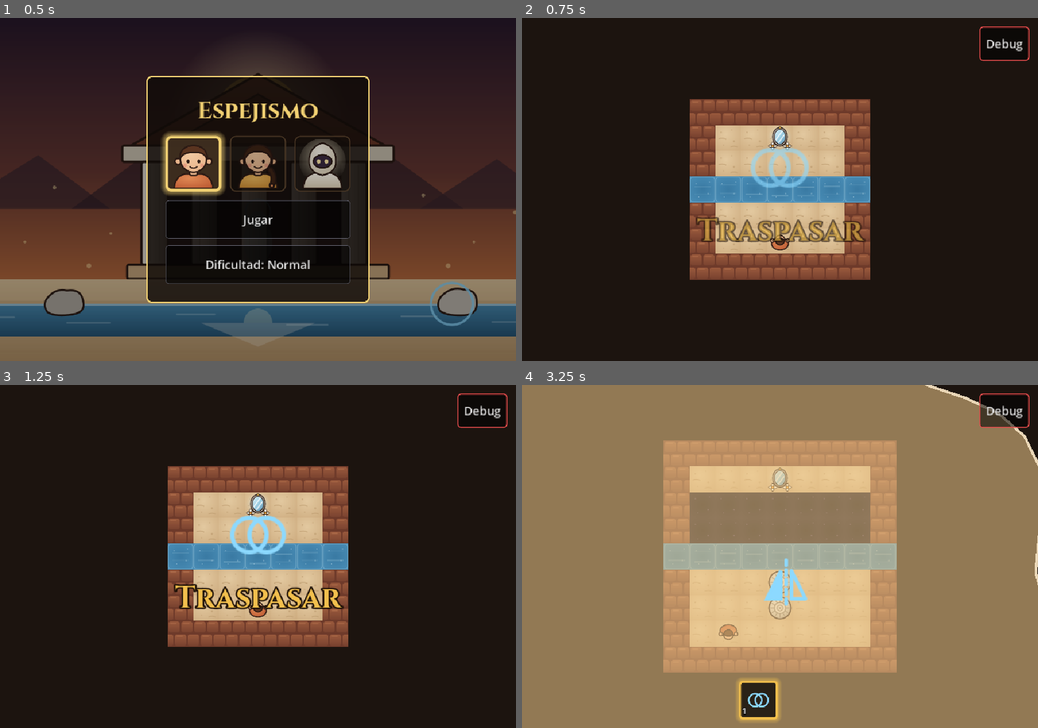
Above: before the commit, frames 1-4 (two rows, left to right).
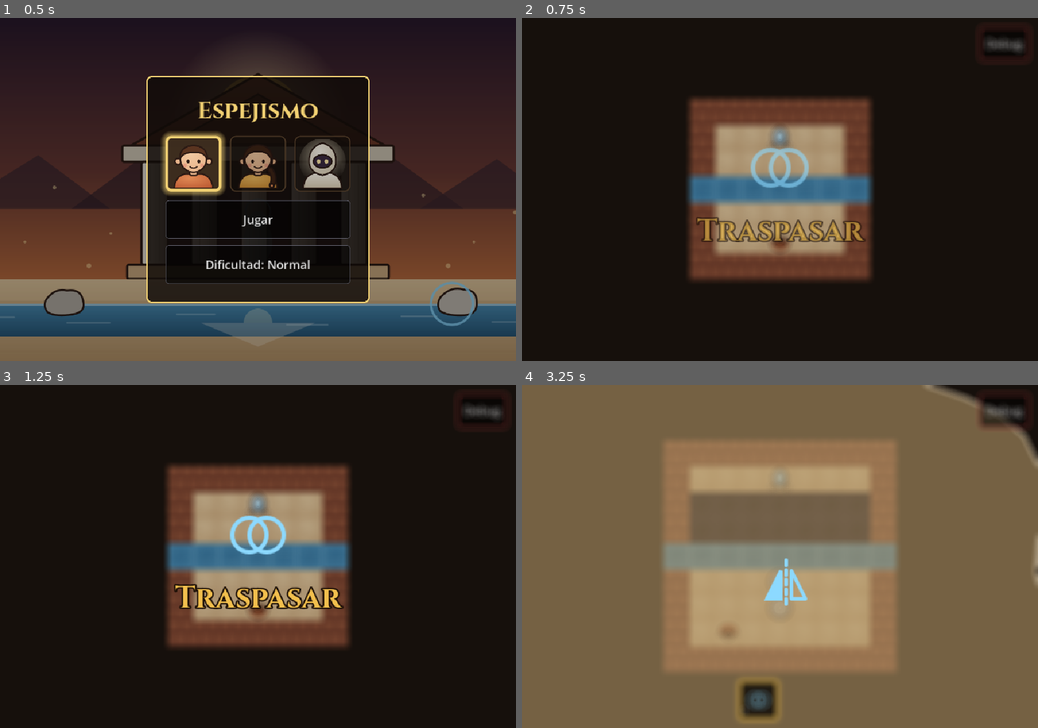
Above: after the commit, the same moments.

Repository: AngeloCS19/Juego
Game: Godot game, scene res://main.tscn
Two runs of this game, one before a commit and one after it. Both use one fixed random seed, a clock stepped at 60 frames per second and the inputs below.
Inputs (mouse positions are in pixels of both pictures, inside the frame that each line leads up to):
- Up to frame 1 (0.5 s): no input
- Up to frame 2 (0.75 s): click "Jugar" at 0.5 s
- Up to frame 3 (1.25 s): no input
- Up to frame 4 (3.25 s): click "Debug" at 1.25 s; tap Enter at 2, 2.1 s; move the mouse to (893, 539) at 2.02 s; hold Right 2.03-2.78 s; click (893, 539) at 2.17 s; tap Space at 2.27, 3.02 s; move the mouse to (676, 573) at 2.77 s; hold Down from 2.78 s (still down); tap Keypad Enter at 2.85 s; click (676, 573) at 2.92 s

Frame 1 is identical in both runs. In frame 2, 15% of the frame differs, in the area x 32-99%, y 2-77%; in frame 3, 15%; in frame 4, 95%, in the area x 0-100%, y 0-100%.

Commit message:
Interfaz: el fondo se pone borroso mientras se anuncia una habilidad nueva
Co-Authored-By: Claude Opus 5.5 (1M context) <noreply@anthropic.com>
Claude-Session: https://claude.ai/code/session_01FW9kqJQu3akPxuozoXXvar

Diff:
--- a/scripts/main.gd
+++ b/scripts/main.gd
@@ -71,6 +71,7 @@
 const ICONO_GIRAR_DER := preload("res://assets/sprites/icono_girar_der.svg")
 const ICONO_REINICIAR := preload("res://assets/sprites/icono_reiniciar.svg")
 const FUENTE_ANUNCIO := preload("res://assets/fuentes/Cinzel-Bold.ttf")
+const DESENFOQUE := preload("res://shaders/desenfoque.gdshader")
 const ICONO_MENU := preload("res://assets/sprites/icono_menu.svg")
 
 var prendas: Array[String] = []  # prendas de Narciso que el jugador ya sacó de su sala
@@ -209,6 +210,14 @@
 
 func _mostrar_anuncio(h: Habilidad) -> void:
 	var i := barra.habilidades.find(h)
+	# Detrás del anuncio, la sala se ve borrosa (shaders/desenfoque.gdshader) y vuelve a enfocarse cuando el icono vuela.
+	var borroso := ColorRect.new()
+	borroso.set_anchors_preset(Control.PRESET_FULL_RECT)
+	borroso.mouse_filter = Control.MOUSE_FILTER_IGNORE
+	borroso.material = ShaderMaterial.new()
+	borroso.material.shader = DESENFOQUE
+	borroso.modulate.a = 0.0
+	$Interfaz.add_child(borroso)
 	var raiz := Control.new()
 	raiz.set_anchors_preset(Control.PRESET_FULL_RECT)
 	raiz.mouse_filter = Control.MOUSE_FILTER_IGNORE
@@ -236,6 +245,7 @@
 	icono.scale = Vector2.ONE * 0.6
 	var t := create_tween().set_parallel(true)  # aparece (0,3 s), se queda (0,6 s) y vuela (0,6 s)
 	t.tween_property(raiz, "modulate:a", 1.0, 0.3)
+	t.tween_property(borroso, "modulate:a", 1.0, 0.3)
 	t.tween_property(icono, "scale", Vector2.ONE, 0.3).set_trans(Tween.TRANS_BACK).set_ease(Tween.EASE_OUT)
 	await t.finished
 	await get_tree().create_timer(0.6).timeout
@@ -243,10 +253,12 @@
 	var destino := casilla.global_position + casilla.size / 2 - icono.size / 2
 	var v := create_tween().set_parallel(true)
 	v.tween_property(nombre, "modulate:a", 0.0, 0.25)
+	v.tween_property(borroso, "modulate:a", 0.0, 0.4)
 	v.tween_property(icono, "position", destino, 0.6).set_trans(Tween.TRANS_CUBIC).set_ease(Tween.EASE_IN_OUT)
 	v.tween_property(icono, "scale", Vector2.ONE * (48.0 / 128.0), 0.6).set_trans(Tween.TRANS_CUBIC).set_ease(Tween.EASE_IN_OUT)
 	await v.finished
 	raiz.queue_free()
+	borroso.queue_free()
 	barra.revelar(i)
 
 
--- /dev/null
+++ b/shaders/desenfoque.gdshader
@@ -0,0 +1,21 @@
+// Desenfoca lo que ya está dibujado detrás (la sala y la hotbar).
+// Promedia muestras de la pantalla en un círculo alrededor de cada píxel: cuanto mayor "radio", más borroso.
+shader_type canvas_item;
+
+uniform sampler2D pantalla : hint_screen_texture, filter_linear;
+uniform float radio = 6.0;  // en píxeles
+
+void fragment() {
+	vec4 suma = vec4(0.0);
+	float total = 0.0;
+	for (int anillo = 0; anillo <= 3; anillo++) {
+		float r = radio * float(anillo) / 3.0;
+		int puntos = anillo == 0 ? 1 : 8 * anillo;
+		for (int k = 0; k < puntos; k++) {
+			float a = 6.2832 * float(k) / float(puntos);
+			suma += texture(pantalla, SCREEN_UV + vec2(cos(a), sin(a)) * r * SCREEN_PIXEL_SIZE);
+			total += 1.0;
+		}
+	}
+	COLOR = vec4((suma / total).rgb * 0.8, 1.0);  // un poco más oscuro, para que el nombre resalte
+}
Not shown, changed: README.md
